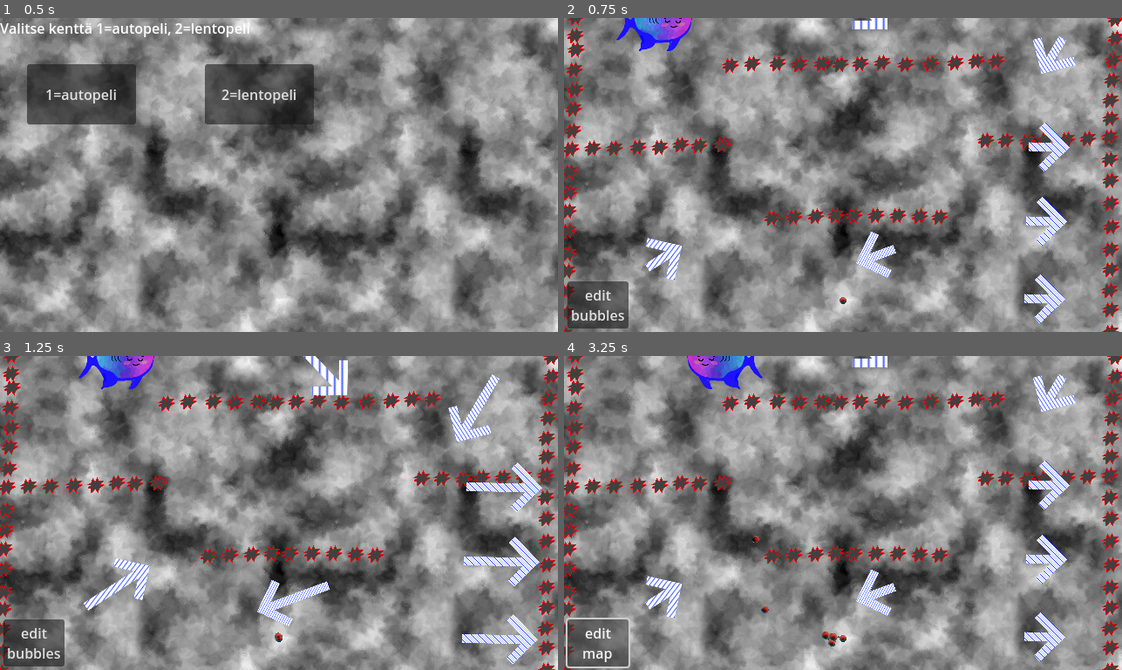
Above: before the commit, frames 1-4 (two rows, left to right).
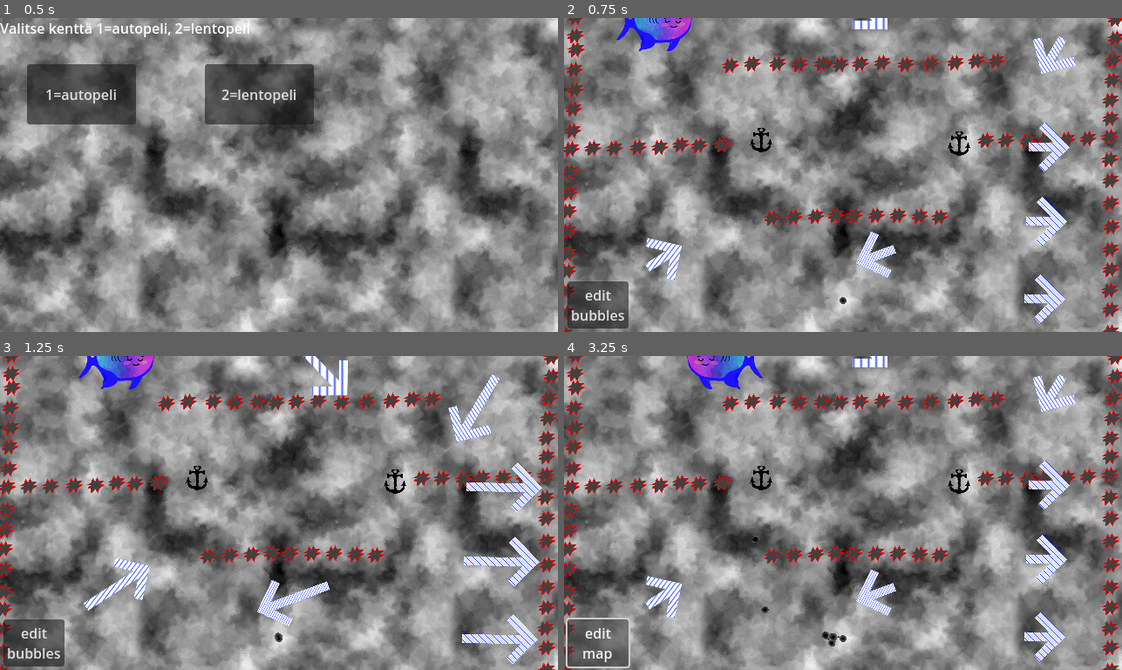
Above: after the commit, the same moments.

Repository: Raattis/ggj25
Game: Godot game, scene res://paavalikko.tscn
Two runs of this game, one before a commit and one after it. Both use one fixed random seed, a clock stepped at 60 frames per second and the inputs below. The engine's default icon, where the game draws it, is replaced by a stand-in: a white triangle on a blue panel in a dark square.
Inputs:
- Up to frame 1 (0.5 s): no input
- Up to frame 2 (0.75 s): click "1=autopeli" at 0.5 s
- Up to frame 3 (1.25 s): no input
- Up to frame 4 (3.25 s): click "edit bubbles" at 1.25 s; click "edit map" at 2 s; click "edit bubbles" at 2.75 s

Frame 1 is identical in both runs. In frame 2, 0.2% of the frame differs, in the area x 33-73%, y 35-92%; in frame 3, 0.3%; in frame 4, 0.4%, in the area x 33-73%, y 35-93%.

Commit message:
enterprise software

Diff:
--- a/godot-project/janne/scenevis.tres
+++ b/godot-project/janne/scenevis.tres
@@ -16,7 +16,7 @@
 [resource]
 shader = ExtResource("1_q6k2k")
 shader_parameter/tex_bg = SubResource("NoiseTexture2D_q6k2k")
-shader_parameter/bubble_color = Color(0.712252, 0.0491735, 0, 1)
+shader_parameter/bubble_color = null
 shader_parameter/aspect_ratio = null
 shader_parameter/bubbles_active_count = null
 shader_parameter/bubbles_pos = null
--- a/godot-project/riku/maailma.tscn
+++ b/godot-project/riku/maailma.tscn
@@ -1,13 +1,14 @@
-[gd_scene load_steps=10 format=3 uid="uid://cqcs45ssbagov"]
+[gd_scene load_steps=11 format=3 uid="uid://cqcs45ssbagov"]
 
 [ext_resource type="PackedScene" uid="uid://dafehync2qrhk" path="res://riku/kursori.tscn" id="1_c3fsg"]
 [ext_resource type="Script" uid="uid://ctngu81qq6mn4" path="res://riku/cluster.gd" id="1_v0xw8"]
-[ext_resource type="Script" path="res://riku/maailma.gd" id="1_w20kg"]
+[ext_resource type="Script" uid="uid://0jsxf63umreb" path="res://riku/maailma.gd" id="1_w20kg"]
 [ext_resource type="PackedScene" uid="uid://daq0pfywwl0eb" path="res://riku/kupla_gfx.tscn" id="2_cspln"]
 [ext_resource type="PackedScene" uid="uid://cdh1dxarb8aqr" path="res://riku/kupla_coll.tscn" id="3_h4tqo"]
 [ext_resource type="PackedScene" uid="uid://bcrrmnmev2k1t" path="res://kentat/kenta_kahdeksikko.tscn" id="4_1f6c8"]
-[ext_resource type="PackedScene" uid="uid://blhgyhqy0sdsu" path="res://riku/mode_switch.tscn" id="8_w20kg"]
+[ext_resource type="PackedScene" path="res://riku/mode_switch.tscn" id="8_w20kg"]
 [ext_resource type="PackedScene" uid="uid://dx66bfx2xx7hu" path="res://vesa/kalanen.tscn" id="10_em6w7"]
+[ext_resource type="PackedScene" uid="uid://b16pwl1lkdp8p" path="res://vesa/ankkurininen.tscn" id="10_msu6y"]
 [ext_resource type="Script" uid="uid://ckt0usd1iobuf" path="res://riku/drag_kamera.gd" id="11_msu6y"]
 
 [node name="maailma" type="Node2D"]
@@ -23,7 +24,6 @@
 script = ExtResource("1_v0xw8")
 
 [node name="kupla_coll" parent="cluster" instance=ExtResource("3_h4tqo")]
-script = null
 
 [node name="kupla_gfx" parent="cluster/kupla_coll" instance=ExtResource("2_cspln")]
 self_modulate = Color(1, 1, 1, 1)
@@ -49,5 +49,11 @@
 [node name="mode_switch" parent="." instance=ExtResource("8_w20kg")]
 z_index = 1
 
+[node name="ankkuri" parent="." instance=ExtResource("10_msu6y")]
+position = Vector2(226, 142)
+
+[node name="ankkuri2" parent="." instance=ExtResource("10_msu6y")]
+position = Vector2(453, 146)
+
 [connection signal="body_entered" from="cluster" to="cluster" method="_on_body_entered"]
 [connection signal="pressed" from="mode_switch" to="mode_switch" method="_on_pressed"]
